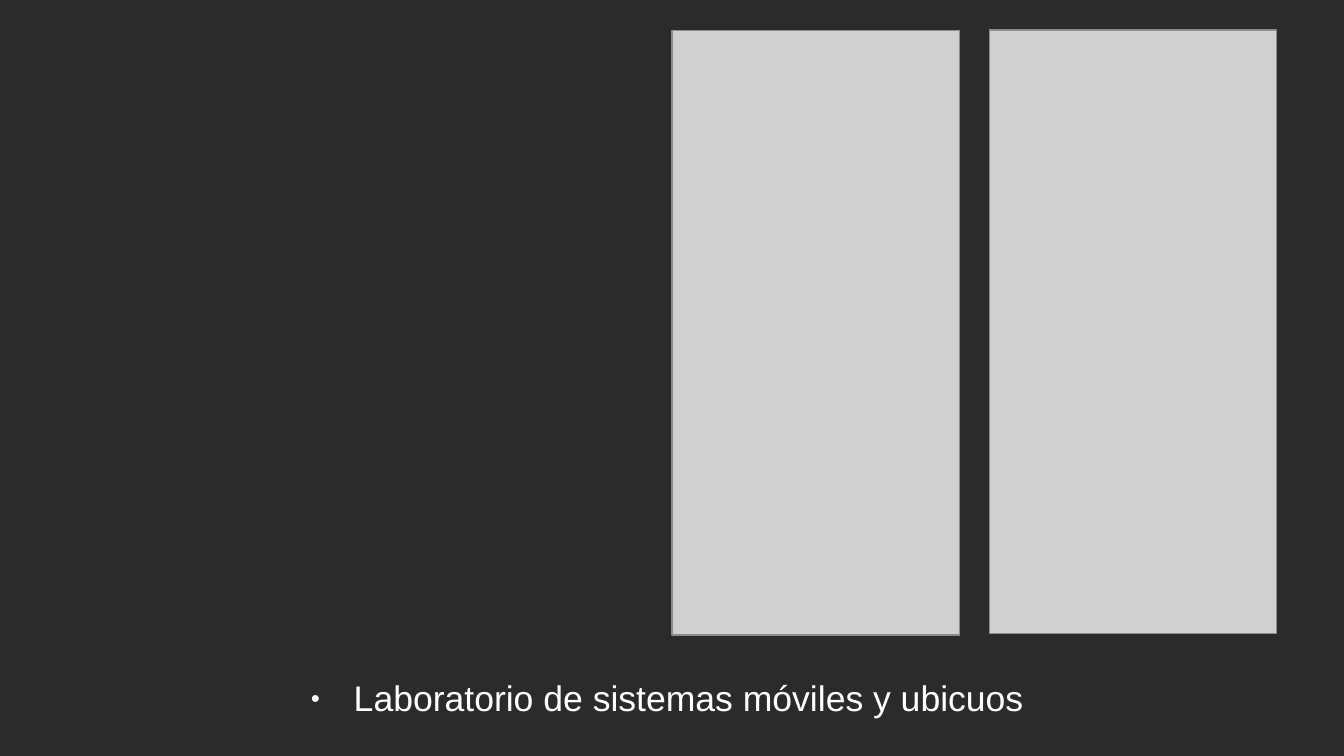
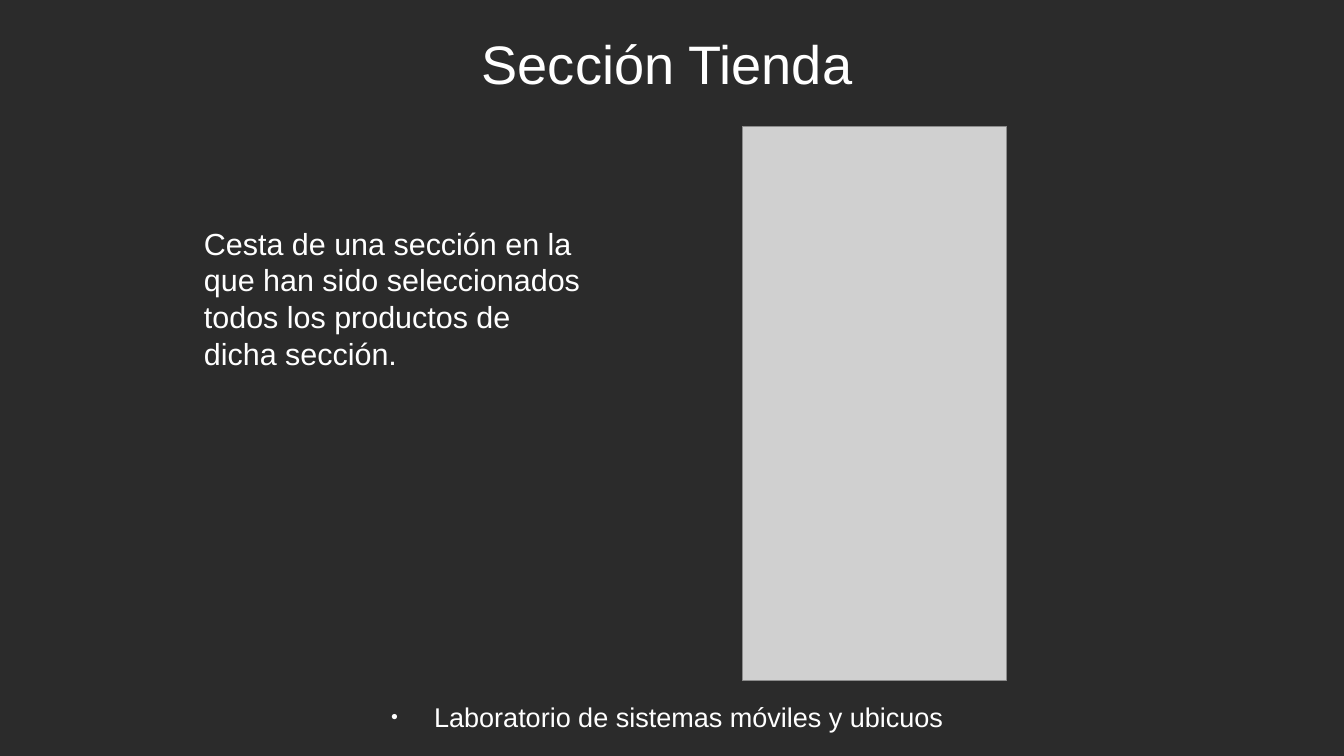
Before and after one commit to rubenmr13/PracticaFinal-LSMU, a slide deck: slide 7 of ProyectoFinal.odp (slide 9 before the commit). Drawn at 1344x756 pixels with LibreOffice and Linux fonts; fonts in the diff are those of the drawing; grey boxes stand for pictures; background and template pictures are left out; a plain dark background stands for a picture behind light text. Boxes give left, top, right and bottom in pixels: in the first picture for what was removed or moved away, otherwise in the second. Text is boxed around its words. In the diff, an @@ line names an element or a change of style, - is before the commit and + after.

```diff
--- a/ProyectoFinal.odp
+++ b/ProyectoFinal.odp
@@ title added at (482,44,852,85), 32 pt, text #FFFFFF @@
+Sección Tienda
@@ picture removed at (990,30,1278,634) @@
@@ picture: place and size @@
-picture at (672,30,960,635)
+picture at (743,127,1007,682)
@@ text added at (204,232,580,366), 18 pt, text #FFFFFF @@
+Cesta de una sección en la que han sido seleccionados todos los productos de dicha sección.
@@ text "Laboratorio de sistemas móviles y ...": place and size @@
-text "Laboratorio de sistemas móviles y ..." at (354,685,1024,719)
+text "Laboratorio de sistemas móviles y ..." at (434,707,943,732)
@@ text "Laboratorio de sistemas móviles y ..." at (434,707,943,732): size 21 to 16 pt @@
```
Also in this commit, not shown: 10 other slides changed, 9 slides added, 1 slide removed.
